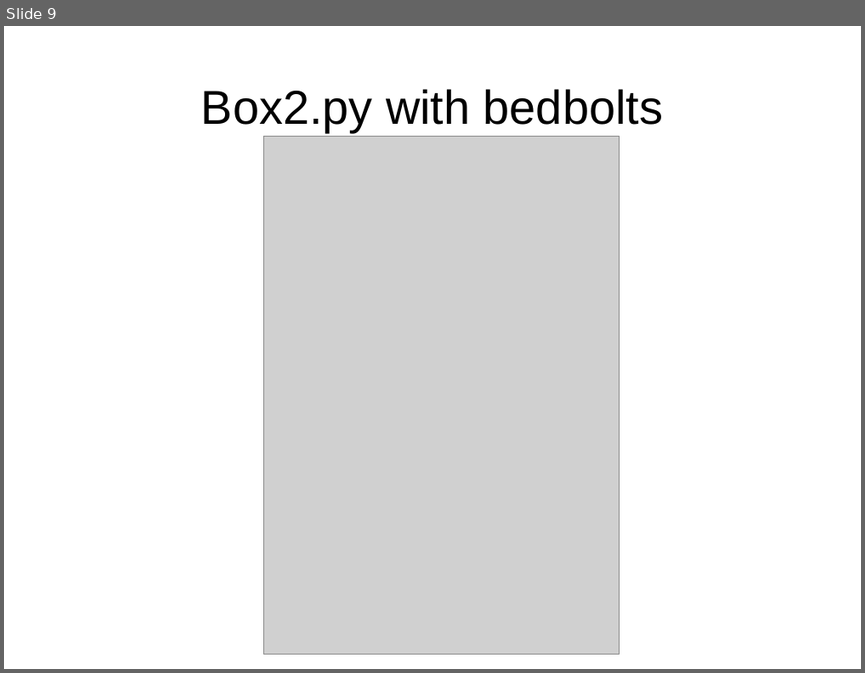
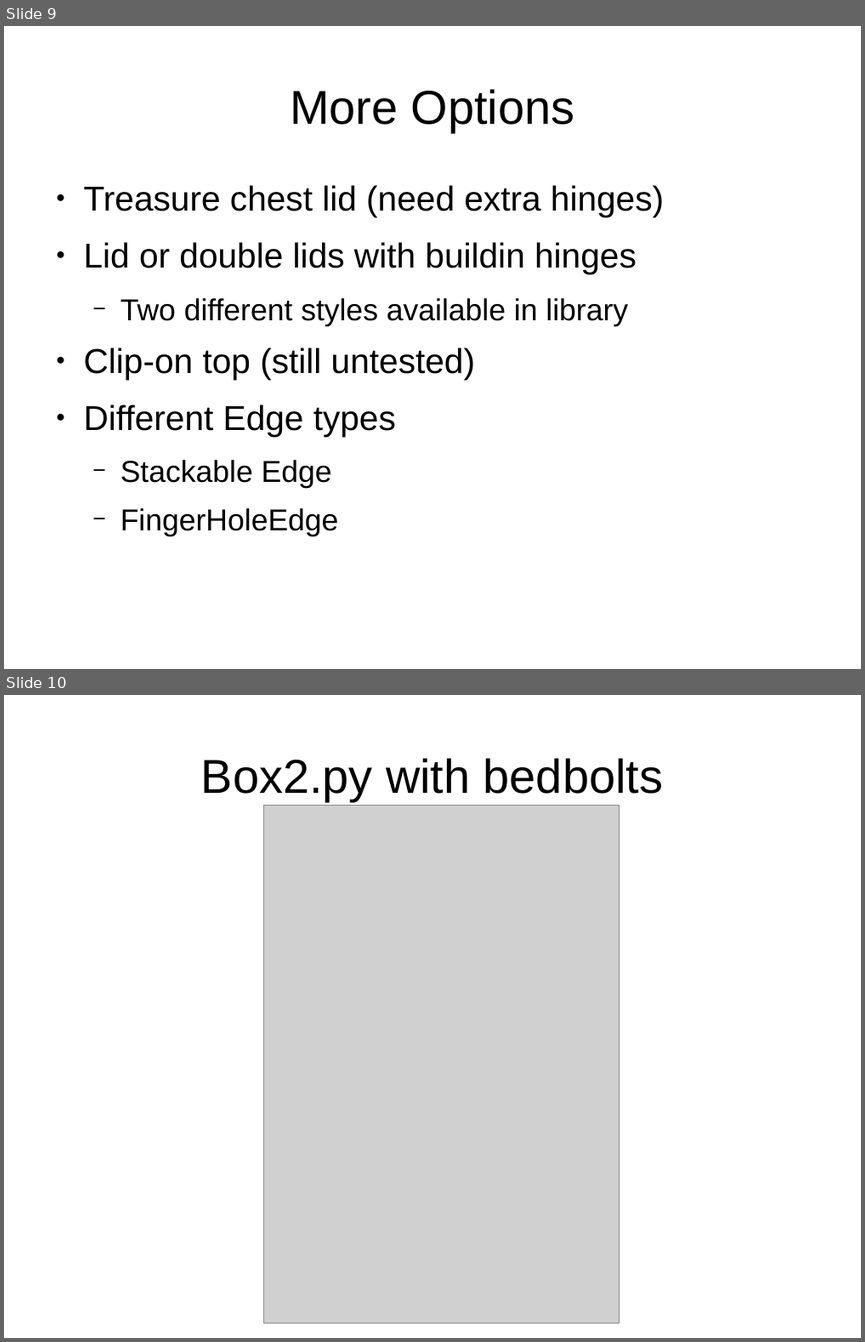
Before and after one commit to florianfesti/boxes, a slide deck: documentation/presentation.odp. Shown one above the other, each under a label of ours: slide 9 before the commit, slides 9 and 10 after it. The pictures are 865x673 and 865x1342 pixels, drawn with LibreOffice and Linux fonts; fonts in the diff are those of the drawing; grey boxes stand for pictures. Boxes give left, top, right and bottom in pixels: in the first picture for what was removed or moved away, otherwise in the second. Text is boxed around its words. In the diff, an @@ line names an element or a change of style, - is before the commit and + after.

```diff
--- a/documentation/presentation.odp
+++ b/documentation/presentation.odp
@@ slide 9 added at (4,26,861,669), background #FFFFFF @@
@@ title added at (290,89,574,132), 44 pt, text #000000 @@
+More Options
@@ text added at (84,185,664,537), 32 pt, text #000000 @@
+● Treasure chest lid (need extra hinges)
+● Lid or double lids with buildin hinges
+  − Two different styles available in library
+● Clip-on top (still untested)
+● Different Edge types
+  − Stackable Edge
+  − FingerHoleEdge
@@ what was slide 9 is now slide 10 @@
```
Also in this commit, not shown: 3 slides changed, 3 other slides added.
